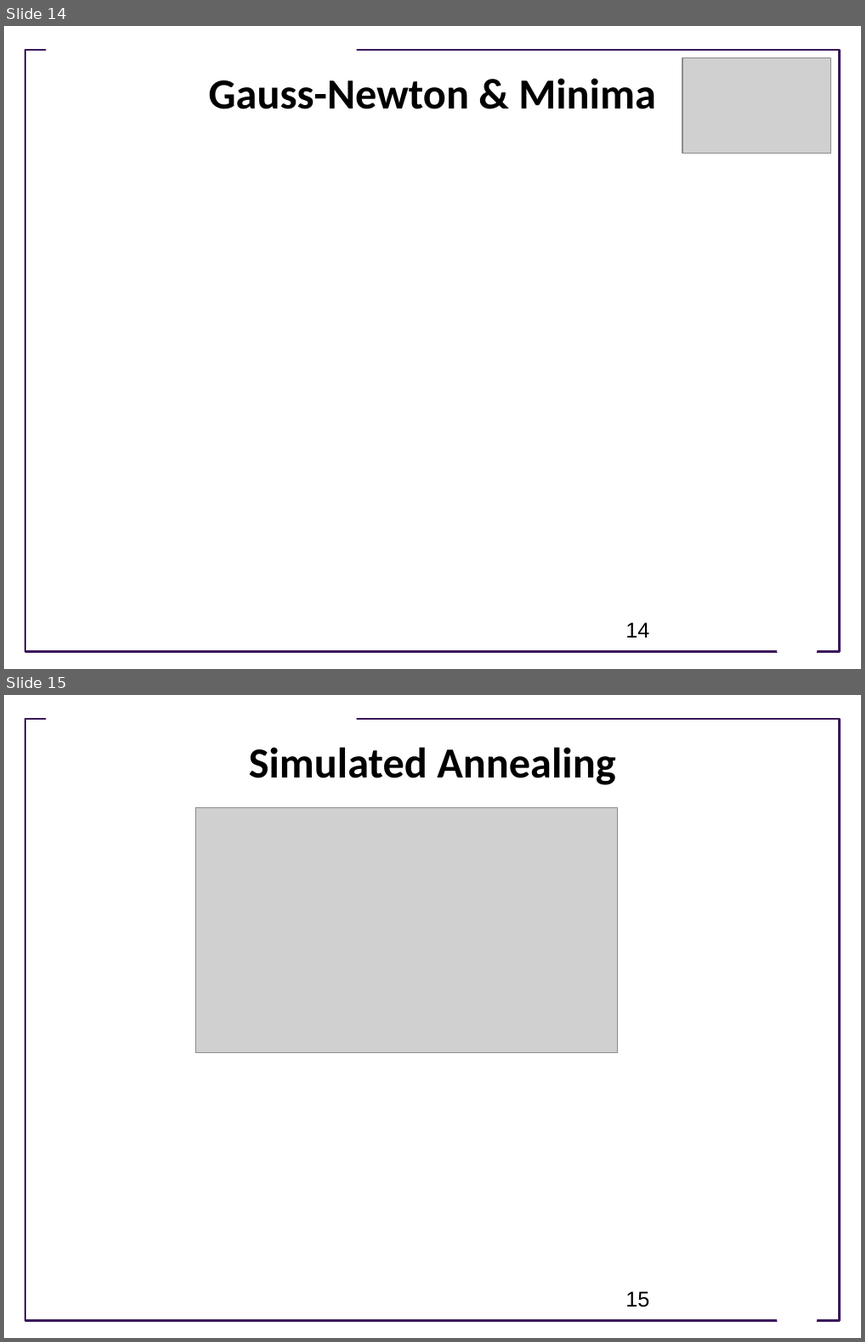
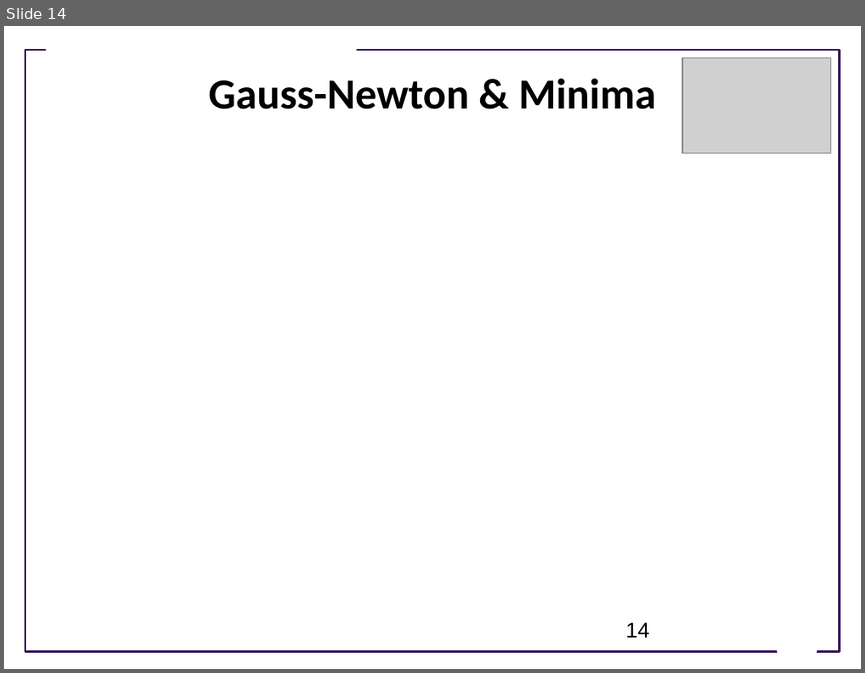
Before and after one commit to ModelEngineering/advancing-biomedical-models, a slide deck: lectures/lecture_8/Lecture_8_Model_Fitting_Optimization_Techniques.pptx. Shown one above the other, each under a label of ours: slides 14 and 15 before the commit, slide 14 after it. The pictures are 865x1342 and 865x673 pixels, drawn with LibreOffice and Linux fonts; fonts in the diff are those of the drawing; grey boxes stand for pictures; background and template pictures are left out. Boxes give left, top, right and bottom in pixels: in the first picture for what was removed or moved away, otherwise in the second. Text is boxed around its words. In the diff, an @@ line names an element or a change of style, - is before the commit and + after.

```diff
--- a/lectures/lecture_8/Lecture_8_Model_Fitting_Optimization_Techniques.pptx
+++ b/lectures/lecture_8/Lecture_8_Model_Fitting_Optimization_Techniques.pptx
@@ slide 15 removed at box(4, 695, 861, 1338), background #FFFFFF; not listed: 3 template elements that a slide beside it also shows @@
@@ title removed at box(249, 747, 615, 785) @@
-Simulated Annealing
@@ picture removed at box(196, 807, 618, 1052) @@
@@ page number removed at box(625, 1291, 649, 1307) @@
-15
```
Also in this commit, not shown: 9 slides added, 1 other slide removed.
